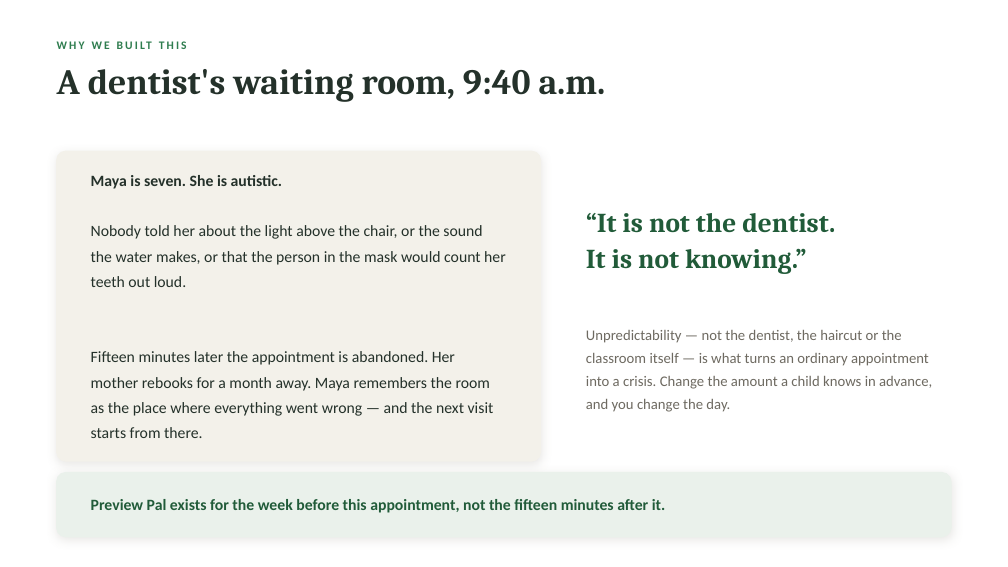
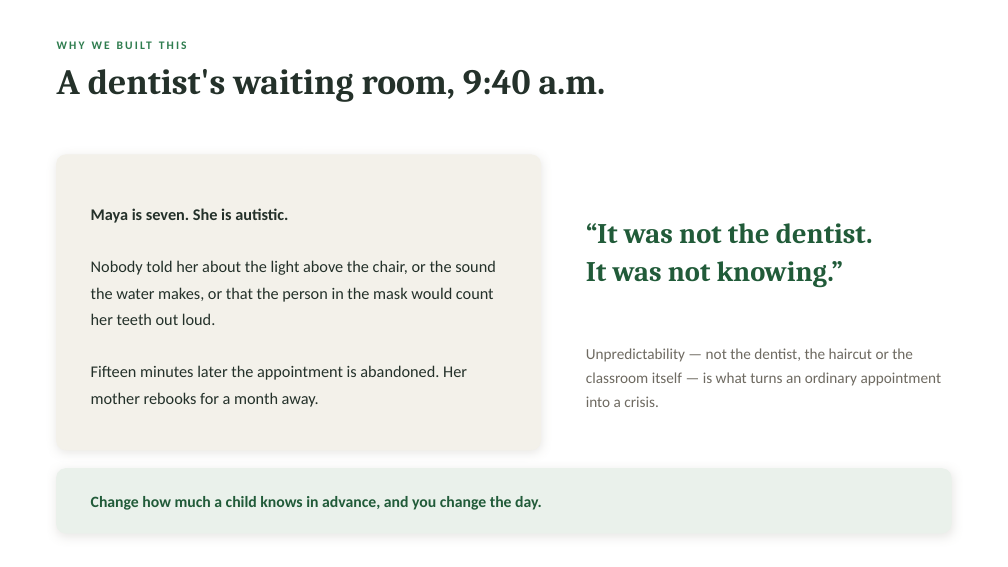
Before and after one commit to ParishruthiGanesh/Agentic_Cinema, a slide deck: slide 2 of docs/deck/PreviewPal.pptx. Drawn at 1008x567 pixels with LibreOffice and Linux fonts; fonts in the diff are those of the drawing. Boxes give left, top, right and bottom in pixels: in the first picture for what was removed or moved away, otherwise in the second. Text is boxed around its words. In the diff, an @@ line names an element or a change of style, - is before the commit and + after.

```diff
--- a/docs/deck/PreviewPal.pptx
+++ b/docs/deck/PreviewPal.pptx
@@ rounded rectangle: place and size @@
-rounded rectangle at box(57, 151, 541, 461)
+rounded rectangle at box(57, 155, 541, 450)
@@ rounded rectangle at box(57, 155, 541, 450): proportions changed @@
@@ text at box(91, 208, 496, 325): size 15 to 15.5 pt in "Maya is seven. She is autistic.", "Nobody told her about the light above ..."; line spacing 24pt to 25pt @@
@@ text at box(586, 223, 873, 288): text changed; size 26 to 27 pt @@
-“It is not the dentist.
-It is not knowing.”
+“It was not the dentist.
+It was not knowing.”
@@ text at box(586, 348, 942, 407): text changed; size 14 to 14.5 pt @@
-Unpredictability — not the dentist, the haircut or the classroom itself — is what turns an ordinary appointment into a crisis. Change the amount a child knows in advance, and you change the day.
+Unpredictability — not the dentist, the haircut or the classroom itself — is what turns an ordinary appointment into a crisis.
@@ text at box(91, 365, 467, 407): text changed; size 15 to 15.5 pt @@
-Fifteen minutes later the appointment is abandoned. Her mother rebooks for a month away. Maya remembers the room as the place where everything went wrong — and the next visit starts from there.
+Fifteen minutes later the appointment is abandoned. Her mother rebooks for a month away.
@@ rounded rectangle: place and size @@
-rounded rectangle at box(57, 473, 951, 537)
+rounded rectangle at box(57, 469, 951, 533)
@@ text at box(91, 496, 542, 510): text changed @@
-Preview Pal exists for the week before this appointment, not the fifteen minutes after it.
+Change how much a child knows in advance, and you change the day.
```
Also in this commit, not shown: 7 other slides changed, 2 slides added, 7 slides removed, 1 other file.
